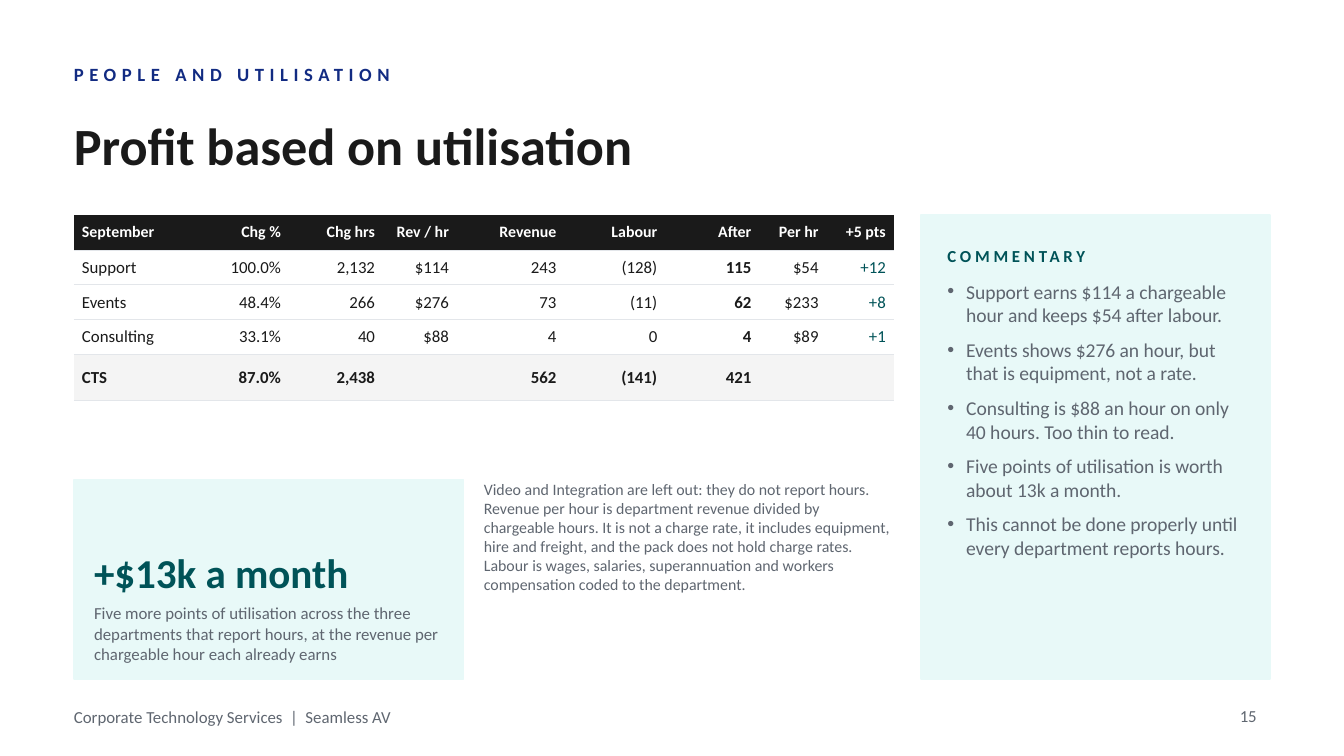
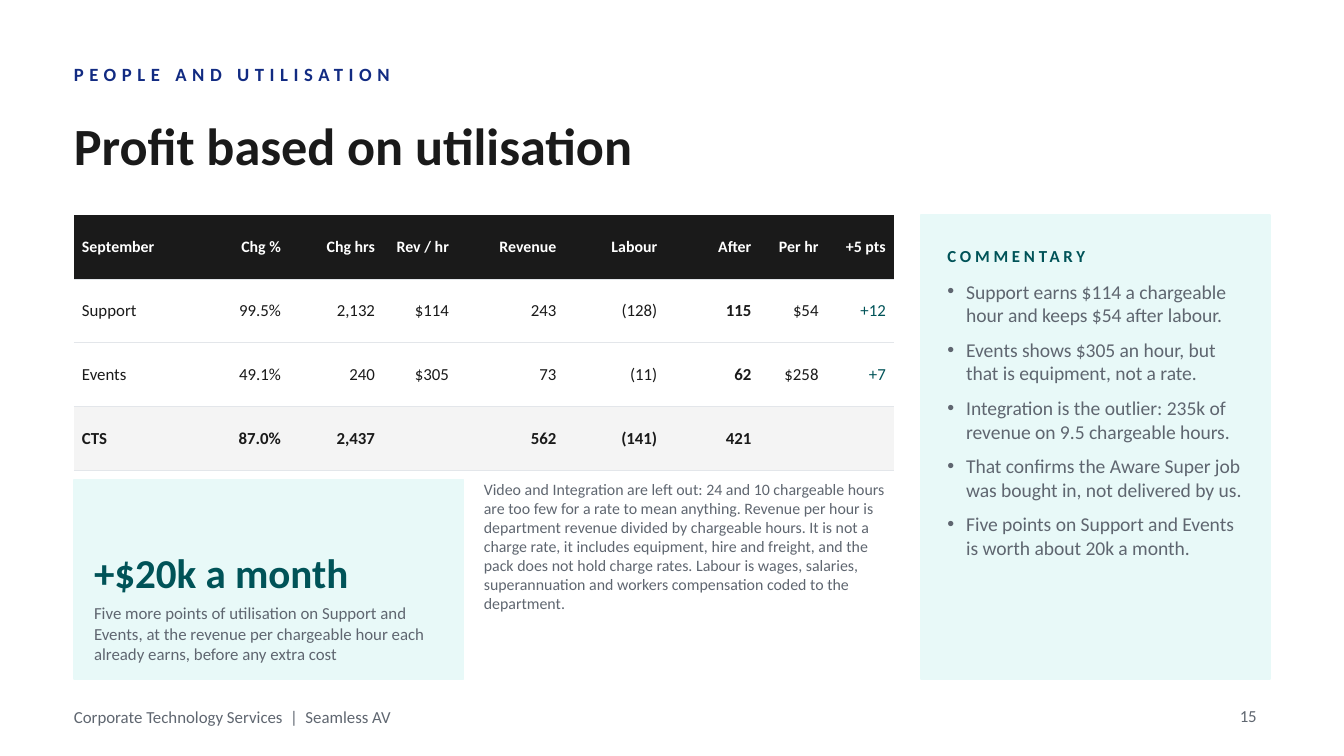
Before and after one commit to WesleyNelson-O33/Claude, a slide deck: slide 15 of deck/CTS Monthly Business Review - September 2026.pptx. Drawn at 1344x756 pixels with LibreOffice and Linux fonts; fonts in the diff are those of the drawing; background and template pictures are left out. Boxes give left, top, right and bottom in pixels: in the first picture for what was removed or moved away, otherwise in the second. Text is boxed around its words. In the diff, an @@ line names an element or a change of style, - is before the commit and + after.

```diff
--- a/deck/CTS Monthly Business Review - September 2026.pptx
+++ b/deck/CTS Monthly Business Review - September 2026.pptx
@@ table at (74,215,894,470) @@
-row 2: Support | 100.0% | 2,132 | $114 | 243 | (128) | 115 | $54 | +12
-row 3: Events | 48.4% | 266 | $276 | 73 | (11) | 62 | $233 | +8
-row 4: Consulting | 33.1% | 40 | $88 | 4 | 0 | 4 | $89 | +1
-row 5: CTS | 87.0% | 2,438 |  | 562 | (141) | 421 |  | 
+row 2: Support | 99.5% | 2,132 | $114 | 243 | (128) | 115 | $54 | +12
+row 3: Events | 49.1% | 240 | $305 | 73 | (11) | 62 | $258 | +7
+row 4: CTS | 87.0% | 2,437 |  | 562 | (141) | 421 |  | 
@@ text at (966,343,1242,555): text changed @@
-• Events shows $276 an hour, but that is equipment, not a rate.
-• Consulting is $88 an hour on only 40 hours. Too thin to read.
-• Five points of utilisation is worth about 13k a month.
-• This cannot be done properly until every department reports hours.
+• Events shows $305 an hour, but that is equipment, not a rate.
+• Integration is the outlier: 235k of revenue on 9.5 chargeable hours.
+• That confirms the Aware Super job was bought in, not delivered by us.
+• Five points on Support and Events is worth about 20k a month.
@@ text at (484,484,885,612): text changed @@
-Video and Integration are left out: they do not report hours. Revenue per hour is department revenue divided by chargeable hours. It is not a charge rate, it includes equipment, hire and freight, and the pack does not hold charge rates. Labour is wages, salaries, superannuation and workers compensation coded to the department.
+Video and Integration are left out: 24 and 10 chargeable hours are too few for a rate to mean anything. Revenue per hour is department revenue divided by chargeable hours. It is not a charge rate, it includes equipment, hire and freight, and the pack does not hold charge rates. Labour is wages, salaries, superannuation and workers compensation coded to the department.
@@ text at (94,559,348,593): text changed @@
-+$13k a month
++$20k a month
@@ text at (94,607,424,663): text changed @@
-Five more points of utilisation across the three departments that report hours, at the revenue per chargeable hour each already earns
+Five more points of utilisation on Support and Events, at the revenue per chargeable hour each already earns, before any extra cost
```
Also in this commit, not shown: 1 other slide changed, 11 other files.
